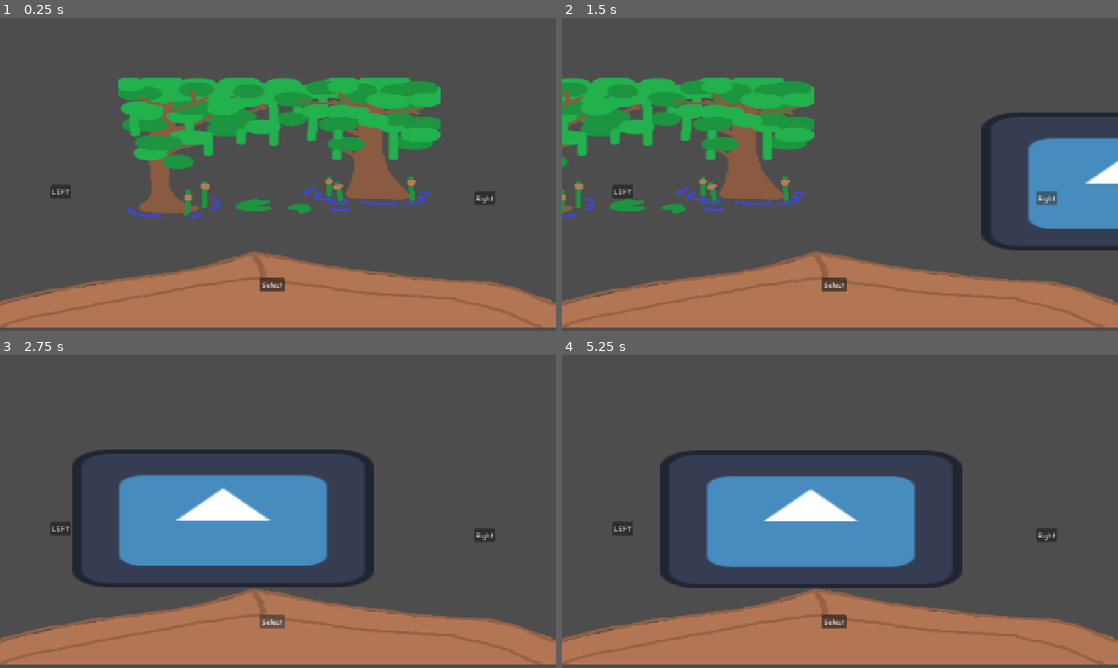
Above: before the commit, frames 1-4 (two rows, left to right).
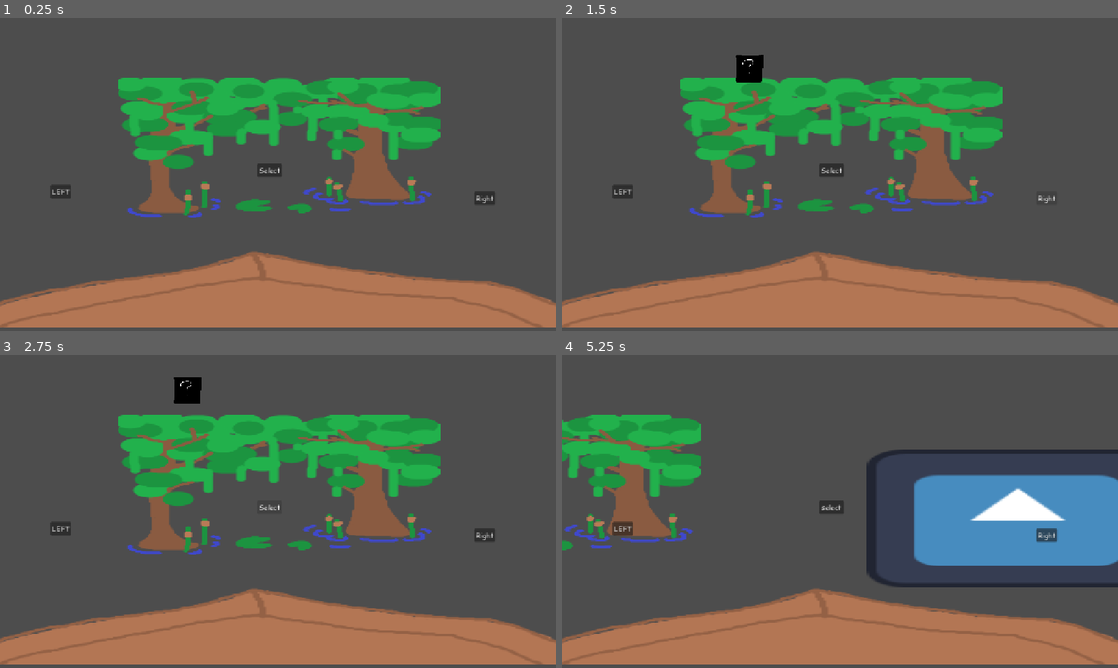
Above: after the commit, the same moments.

Repository: Animo105/game-jam-sherbrooke-2026
Game: Godot game, scene res://level_select.tscn
The game is run twice, just before and just after one commit, with the same random seed, the same clock (stepped at 60 frames per second) and the same inputs. This scene is started directly instead of the project's main scene. The engine's default icon, where the game draws it, is replaced by a stand-in: a white triangle on a blue panel in a dark square.
Inputs (mouse positions are in pixels of both pictures, inside the frame that each line leads up to):
- Up to frame 1 (0.25 s): no input
- Up to frame 2 (1.5 s): click "LEFT" at 0.5 s; click "Right" at 1.25 s
- Up to frame 3 (2.75 s): click "Select" at 2 s
- Up to frame 4 (5.25 s): move the mouse to (962, 495) at 2.77 s; hold D (right) 2.78-3.5 s; click (962, 495) at 2.92 s; click "Select" (after the commit: "locked") at 3.5 s; move the mouse to (728, 527) at 4.27 s; hold A (left) 4.28-5.03 s; move the mouse to (895, 442) at 5.02 s; hold D (right) from 5.03 s (still down)

The runs differ from the first frame. In frame 1, 0.4% of the frame differs, in the area x 46-52%, y 46-88%; in frame 2, 25%; in frame 3, 26%; in frame 4, 31%, in the area x 0-100%, y 19-88%.

Commit message:
plein de changements

Diff:
--- a/Fish/Resources/fish.tres
+++ b/Fish/Resources/fish.tres
@@ -1,6 +1,6 @@
 [gd_resource type="Resource" script_class="FishResource" format=3 uid="uid://pnu58eom84qc"]
 
-[ext_resource type="Texture2D" uid="uid://blxivccevuu5w" path="res://Assets/full_cube_fish_hidden.png" id="1_f0go8"]
+[ext_resource type="Texture2D" uid="uid://blxivccevuu5w" path="res://Assets/fish/full_cube_fish_hidden.png" id="1_f0go8"]
 [ext_resource type="Script" uid="uid://bb6mc2xy1t4uq" path="res://Fish/fish.gd" id="1_gajjq"]
 [ext_resource type="Texture2D" uid="uid://dixrk3ge4wxjn" path="res://Assets/fish/full_cube_fish.png" id="2_rpmga"]
 
@@ -8,7 +8,5 @@
 script = ExtResource("1_gajjq")
 texture = ExtResource("2_rpmga")
 hidden_texture = ExtResource("1_f0go8")
-catch_difficulty = 5.0
-speed = 0.1
 direction_change_frequency = 0.05
 metadata/_custom_type_script = "uid://bb6mc2xy1t4uq"
--- /dev/null
+++ b/Fish/Resources/fish2.tres
@@ -0,0 +1,12 @@
+[gd_resource type="Resource" script_class="FishResource" format=3 uid="uid://b7midsxj1c2rx"]
+
+[ext_resource type="Script" uid="uid://bb6mc2xy1t4uq" path="res://Fish/fish.gd" id="1_o5kis"]
+[ext_resource type="Texture2D" uid="uid://bj4hyhusontt4" path="res://Assets/fish/spike_fish_hidden.png" id="1_s7kxt"]
+[ext_resource type="Texture2D" uid="uid://gnbc6j1xdvae" path="res://Assets/fish/spike_fish.png" id="3_778ue"]
+
+[resource]
+script = ExtResource("1_o5kis")
+texture = ExtResource("3_778ue")
+hidden_texture = ExtResource("1_s7kxt")
+habitat = 1
+metadata/_custom_type_script = "uid://bb6mc2xy1t4uq"
--- a/Fish/fish.gd
+++ b/Fish/fish.gd
@@ -36,3 +36,5 @@
 @export var depth : Depth
 ##IDK
 @export var habitat : int
+
+var seen : bool = false
--- /dev/null
+++ b/Gears/Resources/line1.tres
@@ -0,0 +1,11 @@
+[gd_resource type="Resource" script_class="GearResource" format=3 uid="uid://yr10tha2h6le"]
+
+[ext_resource type="Script" uid="uid://c6skkt4jmcl07" path="res://Gears/gear.gd" id="1_2sh6p"]
+
+[resource]
+script = ExtResource("1_2sh6p")
+type = 2
+price = 80
+speed = -1.0
+snap = 5.0
+metadata/_custom_type_script = "uid://c6skkt4jmcl07"
--- /dev/null
+++ b/Gears/Resources/line2.tres
@@ -0,0 +1,12 @@
+[gd_resource type="Resource" script_class="GearResource" format=3 uid="uid://cqubdhks0x8yk"]
+
+[ext_resource type="Script" uid="uid://c6skkt4jmcl07" path="res://Gears/gear.gd" id="1_jm0vc"]
+
+[resource]
+script = ExtResource("1_jm0vc")
+type = 2
+price = 150
+level = 1
+speed = -2.0
+snap = 3.0
+metadata/_custom_type_script = "uid://c6skkt4jmcl07"
--- /dev/null
+++ b/Gears/Resources/line3.tres
@@ -0,0 +1,13 @@
+[gd_resource type="Resource" script_class="GearResource" format=3 uid="uid://b3fvipd56tt20"]
+
+[ext_resource type="Script" uid="uid://c6skkt4jmcl07" path="res://Gears/gear.gd" id="1_5ci12"]
+
+[resource]
+script = ExtResource("1_5ci12")
+type = 2
+price = 500
+level = 2
+speed = -1.0
+snap = 5.0
+rarity = 0.5
+metadata/_custom_type_script = "uid://c6skkt4jmcl07"
--- /dev/null
+++ b/Gears/Resources/spoon1.tres
@@ -0,0 +1,10 @@
+[gd_resource type="Resource" script_class="GearResource" format=3 uid="uid://b2gx2un86eys2"]
+
+[ext_resource type="Script" uid="uid://c6skkt4jmcl07" path="res://Gears/gear.gd" id="1_4csii"]
+
+[resource]
+script = ExtResource("1_4csii")
+type = 1
+price = 100
+rarity = 1.0
+metadata/_custom_type_script = "uid://c6skkt4jmcl07"
--- /dev/null
+++ b/Gears/Resources/spoon2.tres
@@ -0,0 +1,11 @@
+[gd_resource type="Resource" script_class="GearResource" format=3 uid="uid://b4tmymav81b7t"]
+
+[ext_resource type="Script" uid="uid://c6skkt4jmcl07" path="res://Gears/gear.gd" id="1_gwsnw"]
+
+[resource]
+script = ExtResource("1_gwsnw")
+type = 1
+price = 250
+level = 1
+rarity = 2.0
+metadata/_custom_type_script = "uid://c6skkt4jmcl07"
--- /dev/null
+++ b/Gears/Resources/spoon3.tres
@@ -0,0 +1,11 @@
+[gd_resource type="Resource" script_class="GearResource" format=3 uid="uid://qgi45f8038q7"]
+
+[ext_resource type="Script" uid="uid://c6skkt4jmcl07" path="res://Gears/gear.gd" id="1_8743i"]
+
+[resource]
+script = ExtResource("1_8743i")
+type = 1
+price = 500
+level = 2
+rarity = 3.0
+metadata/_custom_type_script = "uid://c6skkt4jmcl07"
--- a/Globals/Autoloads/globals.gd
+++ b/Globals/Autoloads/globals.gd
@@ -4,6 +4,9 @@
 const PULL_FORCE_PERCENT : float = 0.05
 
 var money : float
-var inventory : Dictionary
+var level_unlocked : Dictionary[int, bool]
+
+func _ready() -> void:
+	level_unlocked[0] = true
 
 var rod : Rod = Rod.new()
--- a/level_select.gd
+++ b/level_select.gd
@@ -1,8 +1,10 @@
 extends Node2D
 
-@onready var stage_1: Sprite2D = $Stage1
-@onready var stage_2: Sprite2D = $Stage2
-@onready var stage_3: Sprite2D = $Stage3
+@onready var swamp: Sprite2D = $Swamp
+@onready var frozen: Sprite2D = $Frozen
+@onready var volcano: Sprite2D = $Volcano
+@onready var select_button: Button = $SelectButton
+@onready var fish_display: HFlowContainer = $FishDisplay
 
 var stages: Array
 var current_stage : int = 0
@@ -10,9 +12,10 @@
 var tween2 : Tween
 # Called when the node enters the scene tree for the first time.
 func _ready() -> void:
-	stages.append(stage_1)
-	stages.append(stage_2)
-	stages.append(stage_3)
+	display_fishes()
+	stages.append(swamp)
+	stages.append(frozen)
+	stages.append(volcano)
 
 func _input(event: InputEvent) -> void:
 	if event.is_action("left"):
@@ -26,6 +29,10 @@
 			if tween.is_running():
 				return
 			tween.kill()
+		if !Globals.level_unlocked.has(current_stage-1):
+			select_button.text = "locked"
+		else:
+			select_button.text = "select"
 		tween = create_tween()
 		tween.set_parallel()
 		tween.set_trans(Tween.TRANS_BACK)
@@ -33,6 +40,10 @@
 		tween.tween_property(stages[current_stage], "position:x", 1700, 2.0)
 		tween.tween_property(stages[current_stage-1], "position:x", 600, 2.0)
 		current_stage -= 1
+		for child in fish_display.get_children():
+			fish_display.remove_child(child)
+		#await tween.finished
+		display_fishes()
 	print(current_stage)
 
 func _on_button_2_pressed() -> void:
@@ -41,6 +52,10 @@
 			if tween.is_running():
 				return
 			tween.kill()
+		if !Globals.level_unlocked.has(current_stage+1):
+			select_button.text = "locked"
+		else:
+			select_button.text = "select"
 		tween = create_tween()
 		tween.set_parallel()
 		tween.set_trans(Tween.TRANS_BACK)
@@ -48,8 +63,30 @@
 		tween.tween_property(stages[current_stage], "position:x", -500, 2.0)
 		tween.tween_property(stages[current_stage+1], "position:x", 600, 2.0)
 		current_stage += 1
+		for child in fish_display.get_children():
+			fish_display.remove_child(child)
+		#await tween.finished
+		display_fishes()
 	print(current_stage)
 
 
 func _on_select_pressed() -> void:
 	pass # Replace with function body.
+
+func display_fishes() -> void:
+	for x : FishResource in FishManager.fish_list.values():
+		if x.habitat == current_stage:
+			print("here")
+			var fish_display_texture : TextureRect = TextureRect.new()
+			fish_display_texture.expand_mode = TextureRect.EXPAND_IGNORE_SIZE
+			if x.seen:
+				fish_display_texture.texture = x.texture
+			else:
+				fish_display_texture.texture = x.hidden_texture
+			fish_display_texture.custom_minimum_size = Vector2(64,64)
+			fish_display.add_child(fish_display_texture)
+	fish_display.position = Vector2(400, -500)
+	tween = create_tween()
+	tween.set_trans(Tween.TRANS_BACK)
+	tween.set_ease(Tween.EASE_OUT)
+	tween.tween_property(fish_display, "position:y", 50, 2.0)
--- a/level_select.tscn
+++ b/level_select.tscn
@@ -1,27 +1,28 @@
 [gd_scene format=3 uid="uid://cvfxjkik6kjlh"]
 
 [ext_resource type="Script" uid="uid://cef5srpaxdjfu" path="res://level_select.gd" id="1_vomi7"]
-[ext_resource type="Texture2D" uid="uid://biwntyxx0cvic" path="res://Assets/swamp.png" id="2_apu6u"]
+[ext_resource type="Texture2D" uid="uid://biwntyxx0cvic" path="res://Assets/level icons/swamp.png" id="2_apu6u"]
 [ext_resource type="Texture2D" uid="uid://dm2pfrukogmi1" path="res://Assets/icon.svg" id="2_wevku"]
 [ext_resource type="Texture2D" uid="uid://bbp5i1sx0d04w" path="res://Assets/boatFront.png" id="4_apu6u"]
+[ext_resource type="Texture2D" uid="uid://cxmygswpwl1fd" path="res://Assets/level icons/volcano_hidden.png" id="4_bv7n5"]
 
 [node name="LevelSelect" type="Node2D" unique_id=647650039]
 script = ExtResource("1_vomi7")
 
-[node name="Stage1" type="Sprite2D" parent="." unique_id=1974264440]
+[node name="Swamp" type="Sprite2D" parent="." unique_id=1974264440]
 position = Vector2(642, 306)
 scale = Vector2(2.9003909, 1.3219612)
 texture = ExtResource("2_apu6u")
 
-[node name="Stage2" type="Sprite2D" parent="." unique_id=1591262851]
+[node name="Frozen" type="Sprite2D" parent="." unique_id=1591262851]
 position = Vector2(1749.0001, 376)
 scale = Vector2(5.4335938, 2.4765627)
 texture = ExtResource("2_wevku")
 
-[node name="Stage3" type="Sprite2D" parent="." unique_id=722650381]
-position = Vector2(1747.0001, 378)
-scale = Vector2(5.4335938, 2.4765627)
-texture = ExtResource("2_wevku")
+[node name="Volcano" type="Sprite2D" parent="." unique_id=722650381]
+position = Vector2(1722, 239)
+scale = Vector2(3.6103523, 1.6455525)
+texture = ExtResource("4_bv7n5")
 
 [node name="Boat" type="Sprite2D" parent="." unique_id=186891850]
 position = Vector2(643, 463.5)
@@ -42,13 +43,19 @@
 offset_bottom = 430.0
 text = "Right"
 
-[node name="Select" type="Button" parent="." unique_id=619448512]
-offset_left = 598.0
-offset_top = 598.0
-offset_right = 652.0
-offset_bottom = 629.0
+[node name="SelectButton" type="Button" parent="." unique_id=619448512]
+offset_left = 592.0
+offset_top = 335.0
+offset_right = 649.0
+offset_bottom = 366.0
 text = "Select"
+
+[node name="FishDisplay" type="HFlowContainer" parent="." unique_id=1604793732]
+offset_left = 377.0
+offset_top = -111.0
+offset_right = 909.0
+offset_bottom = -37.0
 
 [connection signal="pressed" from="Left" to="." method="_on_button_pressed"]
 [connection signal="pressed" from="Right" to="." method="_on_button_2_pressed"]
-[connection signal="pressed" from="Select" to="." method="_on_select_pressed"]
+[connection signal="pressed" from="SelectButton" to="." method="_on_select_pressed"]
Binary file added: Assets/level icons/frozen.png
Not shown, added: Assets/level icons/frozen.png.import
Binary file added: Assets/level icons/frozen_hidden.png
Not shown, added: Assets/level icons/frozen_hidden.png.import
Renamed: Assets/swamp.png -> Assets/level icons/swamp.png
Not shown, added: Assets/level icons/swamp.png.import
Binary file added: Assets/level icons/volcano.png
Not shown, added: Assets/level icons/volcano.png.import
Binary file added: Assets/level icons/volcano_hidden.png
Not shown, added: Assets/level icons/volcano_hidden.png.import
Binary file added: Assets/textures/Squid_bucket.png
Not shown, changed: Assets/textures/Squid_bucket.png.import
(and 2 more such lines)
